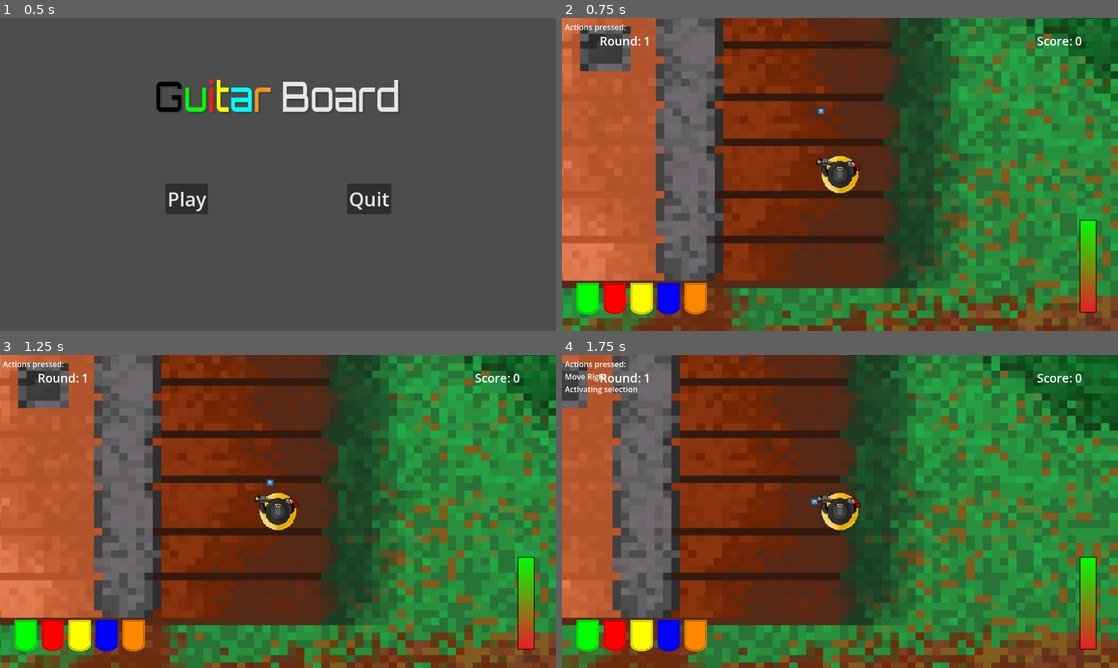
Above: before the commit, frames 1-4 (two rows, left to right).
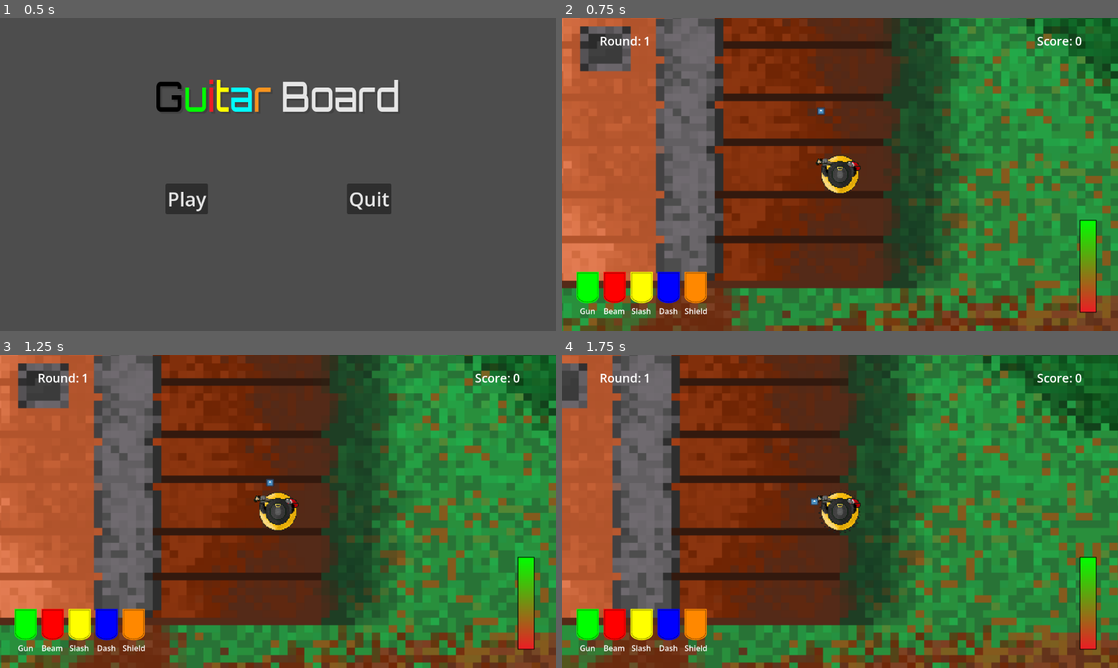
Above: after the commit, the same moments.

Repository: Rhyslan/GuitarBoard_Game
Game: Godot game, scene res://scenes/title/title_screen.tscn
Two runs of this game, one before a commit and one after it. Both use one fixed random seed, a clock stepped at 60 frames per second and the inputs below. The engine's default icon, where the game draws it, is replaced by a stand-in: a white triangle on a blue panel in a dark square.
Inputs:
- Up to frame 1 (0.5 s): no input
- Up to frame 2 (0.75 s): click "Play" at 0.5 s
- Up to frame 3 (1.25 s): no input
- Up to frame 4 (1.75 s): tap Enter at 1.25 s; hold D (Right) from 1.28 s (still down); hold Left (Attack) from 1.28 s (still down); tap Space (Jump) at 1.52 s; tap 2 (Beam) at 1.55 s

Frame 1 is identical in both runs. In frame 2, 1.8% of the frame differs, in the area x 0-27%, y 2-95%; in frame 3, 1.8%; in frame 4, 2.0%.

Commit message:
Update UI display
Fix dash cooldown, remove action input list, add action labels, add tint to reload and slash refill

Diff:
--- a/guitar-board/entities/player/player.gd
+++ b/guitar-board/entities/player/player.gd
@@ -22,7 +22,7 @@
 @export var slash_cd_speed := 5.0
 @export_group("Dash")
 @export var max_dash_cooldown := 2.0
-@export var dash_cd_speed := 5.0
+@export var dash_cd_speed := 2.0
 @export var dash_speed_multiplier := 2.0
 @export_group("Shield")
 @export var max_shield_amount := 100
@@ -54,9 +54,9 @@
 @onready var attack_spawn: Marker2D = $AttackSpawn
 @onready var knockback_wave: KnockbackWave = $KnockbackWave
 @onready var shield: Shield = $Shield
-@onready var health := max_health
-@onready var slash_cooldown := max_slash_cooldown
-@onready var dash_cooldown := max_dash_cooldown
+@onready var health: float = max_health
+@onready var slash_cooldown: float = max_slash_cooldown
+@onready var dash_cooldown: float = max_dash_cooldown
 
 
 func _ready() -> void:
@@ -67,10 +67,13 @@
 	ui.update_display(
 		round(health),
 		round(bullets_remaining),
+		is_reloading,
 		beam_remaining,
 		is_beam_refilling,
-		round(slash_cooldown),
-		round(dash_cooldown),
+		slash_cooldown,
+		is_slash_cooldown,
+		dash_cooldown,
+		is_dash_cooldown,
 		shield_remaining,
 		is_shield_refilling
 	)
@@ -79,6 +82,7 @@
 
 	reload(delta)
 	cooldown_slash(delta)
+	cooldown_dash(delta)
 
 	#everything the player hits
 	for i in get_slide_collision_count():
@@ -225,6 +229,7 @@
 func dash():
 	if not is_dash_cooldown:
 		is_dashing = true
+		is_dash_cooldown = true
 		get_tree().create_timer(0.5).timeout.connect(func(): is_dashing = false)
 
 
--- a/guitar-board/scenes/test/test.gd
+++ b/guitar-board/scenes/test/test.gd
@@ -2,7 +2,6 @@
 
 signal round_change(new_round)
 
-var input_list := "Actions pressed:\n"
 var mob := preload("res://entities/enemies/mob.tscn")
 
 @onready var round_num := 1
@@ -11,41 +10,6 @@
 
 
 func _process(delta: float) -> void:
-	input_list = "Actions pressed:\n"
-	# Movement
-	if Input.is_action_pressed("Up"):
-		input_list += "Move Up\n"
-	if Input.is_action_pressed("Down"):
-		input_list += "Move Down\n"
-	if Input.is_action_pressed("Left"):
-		input_list += "Move Left\n"
-	if Input.is_action_pressed("Right"):
-		input_list += "Move Right\n"
-	# Actions
-	if Input.is_action_pressed("Jump"):
-		input_list += "Jump\n"
-	if Input.is_action_pressed("Gun"):
-		input_list += "Gun attack selected\n"
-	if Input.is_action_pressed("Beam"):
-		input_list += "Beam attack selected\n"
-	if Input.is_action_pressed("Slash"):
-		input_list += "Slash attack selected\n"
-	if Input.is_action_pressed("Dash"):
-		input_list += "Dash selected\n"
-	if Input.is_action_pressed("Shield"):
-		input_list += "Shield selected\n"
-	if Input.is_action_pressed("Attack"):
-		input_list += "Activating selection\n"
-	if Input.is_action_pressed("Reload"):
-		input_list += "Reloading\n"
-
-	# Pausing
-	if Input.is_action_just_pressed("Pause"):
-		input_list += "Game Paused\n"
-
-	$"UI Canvas/UI/Label".text = input_list
-	#$CanvasLayer/UI/Health.text = "Health: " + str(player.health)
-
 	# Round timer updates, after 30 seconds round updates
 	round_timer += delta
 	if round_timer >= 30:
--- a/guitar-board/scenes/test/test.tscn
+++ b/guitar-board/scenes/test/test.tscn
@@ -38,18 +38,6 @@
 size_flags_vertical = 3
 script = ExtResource("3_st4qh")
 
-[node name="Label" type="Label" parent="UI Canvas/UI" unique_id=655064835]
-layout_mode = 1
-anchors_preset = 15
-anchor_right = 1.0
-anchor_bottom = 1.0
-offset_left = 6.0
-offset_top = 7.0
-offset_right = -554.0
-offset_bottom = -393.0
-grow_horizontal = 2
-grow_vertical = 2
-
 [node name="ResourcesContainer" type="MarginContainer" parent="UI Canvas/UI" unique_id=591660455]
 layout_mode = 1
 anchors_preset = 2
@@ -62,13 +50,16 @@
 theme_override_constants/margin_top = 100
 theme_override_constants/margin_bottom = 30
 
-[node name="HBoxContainer" type="HBoxContainer" parent="UI Canvas/UI/ResourcesContainer" unique_id=1508540955]
+[node name="VBoxContainer" type="VBoxContainer" parent="UI Canvas/UI/ResourcesContainer" unique_id=908167877]
+layout_mode = 2
+
+[node name="HBoxContainer" type="HBoxContainer" parent="UI Canvas/UI/ResourcesContainer/VBoxContainer" unique_id=1508540955]
 layout_mode = 2
 size_flags_horizontal = 0
 size_flags_vertical = 0
 theme_override_constants/separation = 10
 
-[node name="Gun" type="TextureProgressBar" parent="UI Canvas/UI/ResourcesContainer/HBoxContainer" unique_id=1202186752]
+[node name="Gun" type="TextureProgressBar" parent="UI Canvas/UI/ResourcesContainer/VBoxContainer/HBoxContainer" unique_id=1202186752]
 layout_mode = 2
 size_flags_vertical = 0
 value = 20.0
@@ -79,9 +70,10 @@
 tint_under = Color(0, 1, 0, 1)
 tint_progress = Color(0, 1, 0, 1)
 
-[node name="Beam" type="TextureProgressBar" parent="UI Canvas/UI/ResourcesContainer/HBoxContainer" unique_id=91866239]
-layout_mode = 2
-size_flags_vertical = 0
+[node name="Beam" type="TextureProgressBar" parent="UI Canvas/UI/ResourcesContainer/VBoxContainer/HBoxContainer" unique_id=91866239]
+layout_mode = 2
+size_flags_vertical = 0
+step = 0.001
 value = 20.0
 fill_mode = 3
 texture_under = ExtResource("4_2ns80")
@@ -90,9 +82,10 @@
 tint_under = Color(1, 0, 0, 1)
 tint_progress = Color(1, 0, 0, 1)
 
-[node name="Slash" type="TextureProgressBar" parent="UI Canvas/UI/ResourcesContainer/HBoxContainer" unique_id=1070978000]
-layout_mode = 2
-size_flags_vertical = 0
+[node name="Slash" type="TextureProgressBar" parent="UI Canvas/UI/ResourcesContainer/VBoxContainer/HBoxContainer" unique_id=1070978000]
+layout_mode = 2
+size_flags_vertical = 0
+step = 0.001
 value = 20.0
 fill_mode = 3
 texture_under = ExtResource("4_2ns80")
@@ -101,9 +94,10 @@
 tint_under = Color(1, 1, 0, 1)
 tint_progress = Color(1, 1, 0, 1)
 
-[node name="Dash" type="TextureProgressBar" parent="UI Canvas/UI/ResourcesContainer/HBoxContainer" unique_id=712579904]
-layout_mode = 2
-size_flags_vertical = 0
+[node name="Dash" type="TextureProgressBar" parent="UI Canvas/UI/ResourcesContainer/VBoxContainer/HBoxContainer" unique_id=712579904]
+layout_mode = 2
+size_flags_vertical = 0
+step = 0.001
 value = 20.0
 fill_mode = 3
 texture_under = ExtResource("4_2ns80")
@@ -112,9 +106,10 @@
 tint_under = Color(0, 0, 1, 1)
 tint_progress = Color(0, 0, 1, 1)
 
-[node name="Shield" type="TextureProgressBar" parent="UI Canvas/UI/ResourcesContainer/HBoxContainer" unique_id=53383547]
-layout_mode = 2
-size_flags_vertical = 0
+[node name="Shield" type="TextureProgressBar" parent="UI Canvas/UI/ResourcesContainer/VBoxContainer/HBoxContainer" unique_id=53383547]
+layout_mode = 2
+size_flags_vertical = 0
+step = 0.001
 value = 20.0
 fill_mode = 3
 texture_under = ExtResource("4_2ns80")
@@ -122,6 +117,42 @@
 texture_progress_offset = Vector2(2, 3)
 tint_under = Color(1, 0.53333336, 0, 1)
 tint_progress = Color(1, 0.53333336, 0, 1)
+
+[node name="Labels" type="HBoxContainer" parent="UI Canvas/UI/ResourcesContainer/VBoxContainer" unique_id=181119389]
+layout_mode = 2
+size_flags_horizontal = 0
+size_flags_vertical = 0
+theme_override_constants/separation = 10
+
+[node name="GunLabel" type="Label" parent="UI Canvas/UI/ResourcesContainer/VBoxContainer/Labels" unique_id=438289131]
+custom_minimum_size = Vector2(46, 0)
+layout_mode = 2
+text = "Gun"
+horizontal_alignment = 1
+
+[node name="BeamLabel" type="Label" parent="UI Canvas/UI/ResourcesContainer/VBoxContainer/Labels" unique_id=2024695112]
+custom_minimum_size = Vector2(46, 0)
+layout_mode = 2
+text = "Beam"
+horizontal_alignment = 1
+
+[node name="SlashLabel" type="Label" parent="UI Canvas/UI/ResourcesContainer/VBoxContainer/Labels" unique_id=1923447130]
+custom_minimum_size = Vector2(46, 0)
+layout_mode = 2
+text = "Slash"
+horizontal_alignment = 1
+
+[node name="DashLabel" type="Label" parent="UI Canvas/UI/ResourcesContainer/VBoxContainer/Labels" unique_id=1799384449]
+custom_minimum_size = Vector2(46, 0)
+layout_mode = 2
+text = "Dash"
+horizontal_alignment = 1
+
+[node name="ShieldLabel" type="Label" parent="UI Canvas/UI/ResourcesContainer/VBoxContainer/Labels" unique_id=1234595197]
+custom_minimum_size = Vector2(46, 0)
+layout_mode = 2
+text = "Shield"
+horizontal_alignment = 1
 
 [node name="HealthContainer" type="MarginContainer" parent="UI Canvas/UI" unique_id=1409382889]
 layout_mode = 1
--- a/guitar-board/scenes/test/ui.gd
+++ b/guitar-board/scenes/test/ui.gd
@@ -4,12 +4,15 @@
 
 # Resource variables
 @onready var health_bar: TextureProgressBar = $HealthContainer/HealthBar
-@onready var gun_bar: TextureProgressBar = $ResourcesContainer/HBoxContainer/Gun
-@onready var beam_bar: TextureProgressBar = $ResourcesContainer/HBoxContainer/Beam
+@onready var gun_bar: TextureProgressBar = $ResourcesContainer/VBoxContainer/HBoxContainer/Gun
+@onready var gun_colour: Color = gun_bar.tint_progress
+@onready var beam_bar: TextureProgressBar = $ResourcesContainer/VBoxContainer/HBoxContainer/Beam
 @onready var beam_colour: Color = beam_bar.tint_progress
-@onready var slash_bar: TextureProgressBar = $ResourcesContainer/HBoxContainer/Slash
-@onready var dash_bar: TextureProgressBar = $ResourcesContainer/HBoxContainer/Dash
-@onready var shield_bar: TextureProgressBar = $ResourcesContainer/HBoxContainer/Shield
+@onready var slash_bar: TextureProgressBar = $ResourcesContainer/VBoxContainer/HBoxContainer/Slash
+@onready var slash_colour: Color = slash_bar.tint_progress
+@onready var dash_bar: TextureProgressBar = $ResourcesContainer/VBoxContainer/HBoxContainer/Dash
+@onready var dash_colour: Color = dash_bar.tint_progress
+@onready var shield_bar: TextureProgressBar = $ResourcesContainer/VBoxContainer/HBoxContainer/Shield
 @onready var shield_colour: Color = shield_bar.tint_progress
 
 # Round and Score variables
@@ -54,22 +57,43 @@
 func update_display(
 	health: float,
 	bullet_count: int,
-	beam_value: float,
+	reloading: bool,
+	beam_val: float,
 	beam_full_refil: bool,
-	slash_val: int,
-	dash_val: int,
-	shield_value: float,
+	slash_val: float,
+	slash_refilling: bool,
+	dash_val: float,
+	dash_refilling: bool,
+	shield_val: float,
 	shield_full_refil: bool
 ):
 	health_bar.value = health
+
 	gun_bar.value = bullet_count
-	beam_bar.value = beam_value
+	if reloading:
+		gun_bar.tint_progress = Color(gun_colour, 0.502)
+	else:
+		gun_bar.tint_progress = gun_colour
+
+	beam_bar.value = beam_val
 	if beam_full_refil:
 		beam_bar.tint_progress = Color(beam_colour, 0.502)
 	else:
 		beam_bar.tint_progress = beam_colour
+
 	slash_bar.value = slash_val
-	shield_bar.value = shield_value
+	if slash_refilling:
+		slash_bar.tint_progress = Color(slash_colour, 0.502)
+	else:
+		slash_bar.tint_progress = slash_colour
+
+	dash_bar.value = dash_val
+	if dash_refilling:
+		dash_bar.tint_progress = Color(dash_colour, 0.502)
+	else:
+		dash_bar.tint_progress = dash_colour
+
+	shield_bar.value = shield_val
 	if shield_full_refil:
 		shield_bar.tint_progress = Color(shield_colour, 0.502)
 	else:
